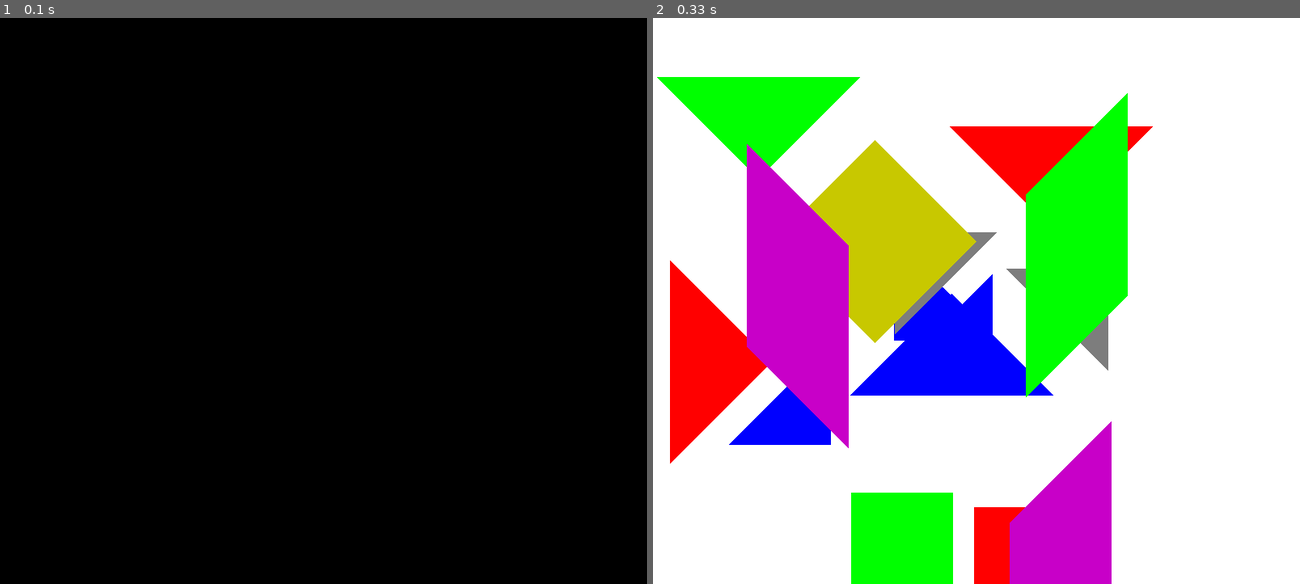
Above: before the commit, frames 1-2 (left to right).
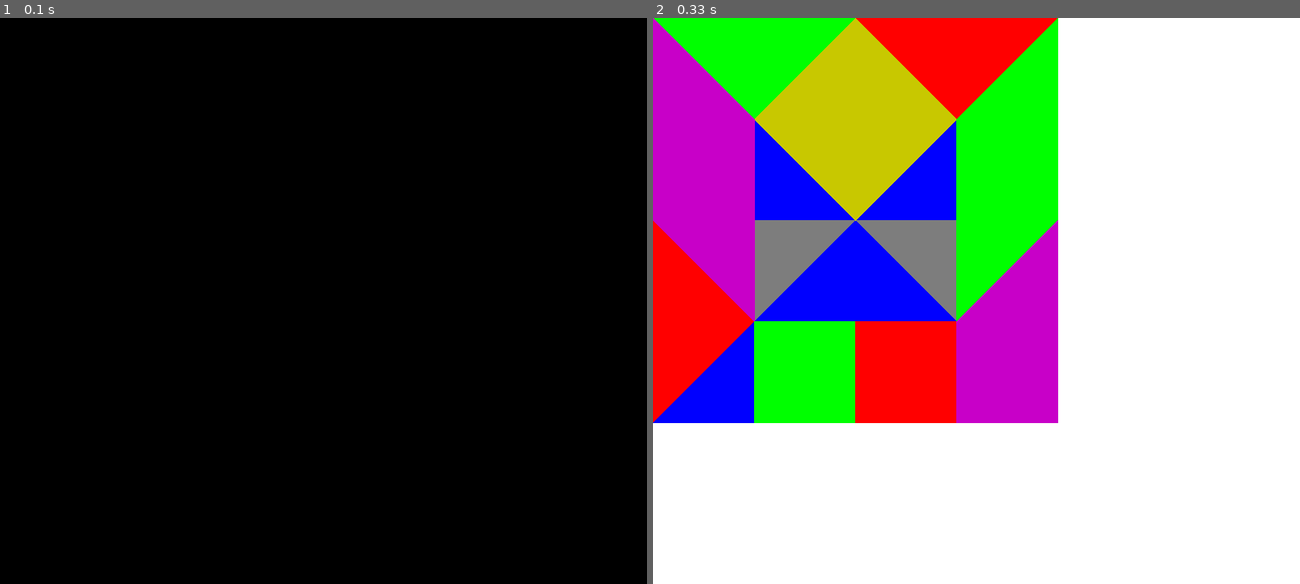
Above: after the commit, the same moments.

Repository: dradav97/TangramPygame
Game: pygame game, started from prueba_triangulo.py
Two runs of this game, one before a commit and one after it. Both use one fixed random seed, a clock stepped at 60 frames per second and the inputs below.
Inputs:
- Up to frame 1 (0.1 s): no input
- Up to frame 2 (0.33 s): no input

Frame 1 is identical in both runs. In frame 2, 53% of the frame differs, in the area x 0-78%, y 0-100%.

Commit message:
Primera version completada

Diff:
--- a/figures/Quadrilateral.py
+++ b/figures/Quadrilateral.py
@@ -28,8 +28,8 @@
         return Vertex([new_x+self.center.x, new_y+self.center.y])
 
     def pos_random(self):
-        rx = rm.randint(0, 250)
-        ry = rm.randint(0, 250)
+        rx = rm.randint(0, 0)
+        ry = rm.randint(0, 0)
         self._vertex_a.x = self.vertex_a.x + rx
         self._vertex_b.x = self.vertex_b.x + rx
         self._vertex_c.x = self.vertex_c.x + rx
--- a/figures/Triangle.py
+++ b/figures/Triangle.py
@@ -32,8 +32,8 @@
         pygame.draw.polygon(self.screen, self.color, (self.vertex_a.vertex, self.vertex_b.vertex, self.vertex_c.vertex))
 
     def pos_random(self):
-        rx = rm.randint(0, 200)
-        ry = rm.randint(0, 200)
+        rx = rm.randint(0, 0)
+        ry = rm.randint(0, 0)
         print(self.vertex_a )
         self._vertex_a.x = self.vertex_a.x + rx
         self._vertex_b.x = self.vertex_b.x + rx
Not shown, changed: requirements.txt
